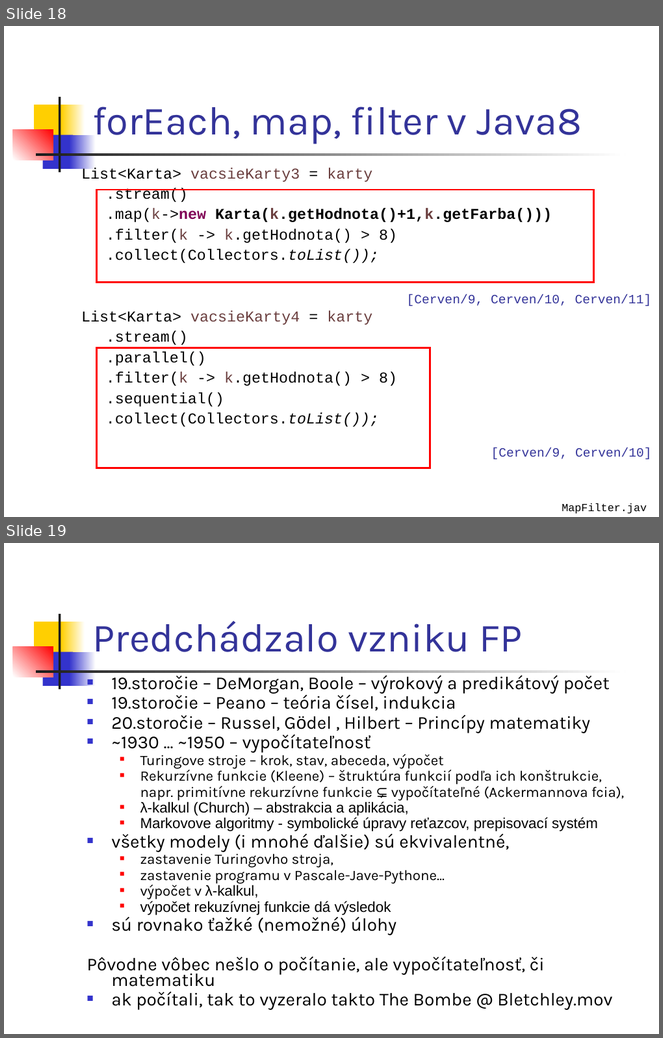
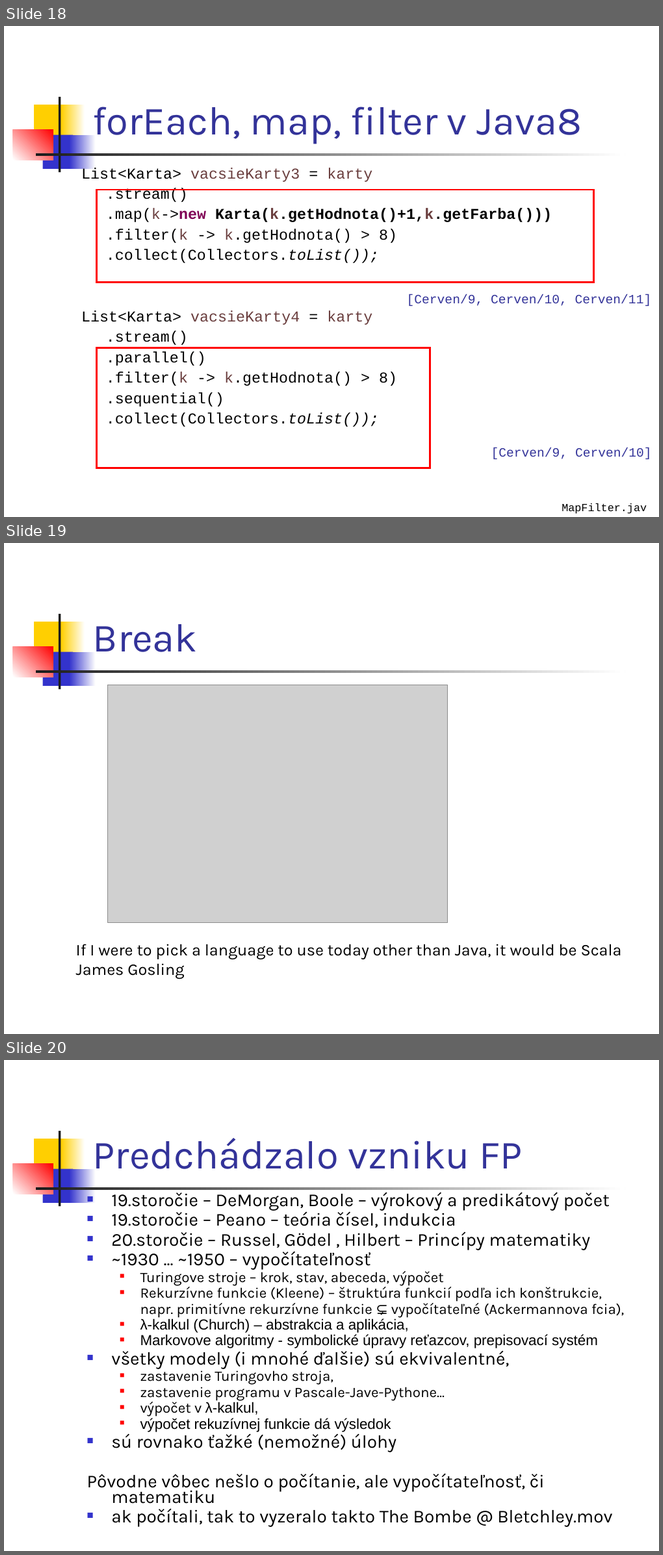
Before and after one commit to Funkcionalne/Prednasky, a slide deck: 01/01_fpro.ppt. Shown one above the other, each under a label of ours: slides 18 and 19 before the commit, slides 18, 19 and 20 after it. The pictures are 663x1038 and 663x1555 pixels, drawn with LibreOffice and Linux fonts; fonts in the diff are those of the drawing; grey boxes stand for pictures. Boxes give left, top, right and bottom in pixels: in the first picture for what was removed or moved away, otherwise in the second. Text is boxed around its words. In the diff, an @@ line names an element or a change of style, - is before the commit and + after.

Commit message:
genericka scala

```diff
--- a/01/01_fpro.ppt
+++ b/01/01_fpro.ppt
@@ slide 19 added at (x1=4, y1=543, x2=659, y2=1034), background #FFFFFF; not listed: 7 template elements that a slide beside it also shows @@
@@ title added at (x1=93, y1=624, x2=198, y2=652), 44 pt, text #333399 @@
+Break
@@ picture added at (x1=107, y1=685, x2=447, y2=923) @@
@@ text added at (x1=76, y1=944, x2=622, y2=979), 18 pt, text #000000 @@
+If I were to pick a language to use today other than Java, it would be Scala
+James Gosling
@@ what was slide 19 is now slide 20 @@
```
Also in this commit, not shown: 1 other file.
